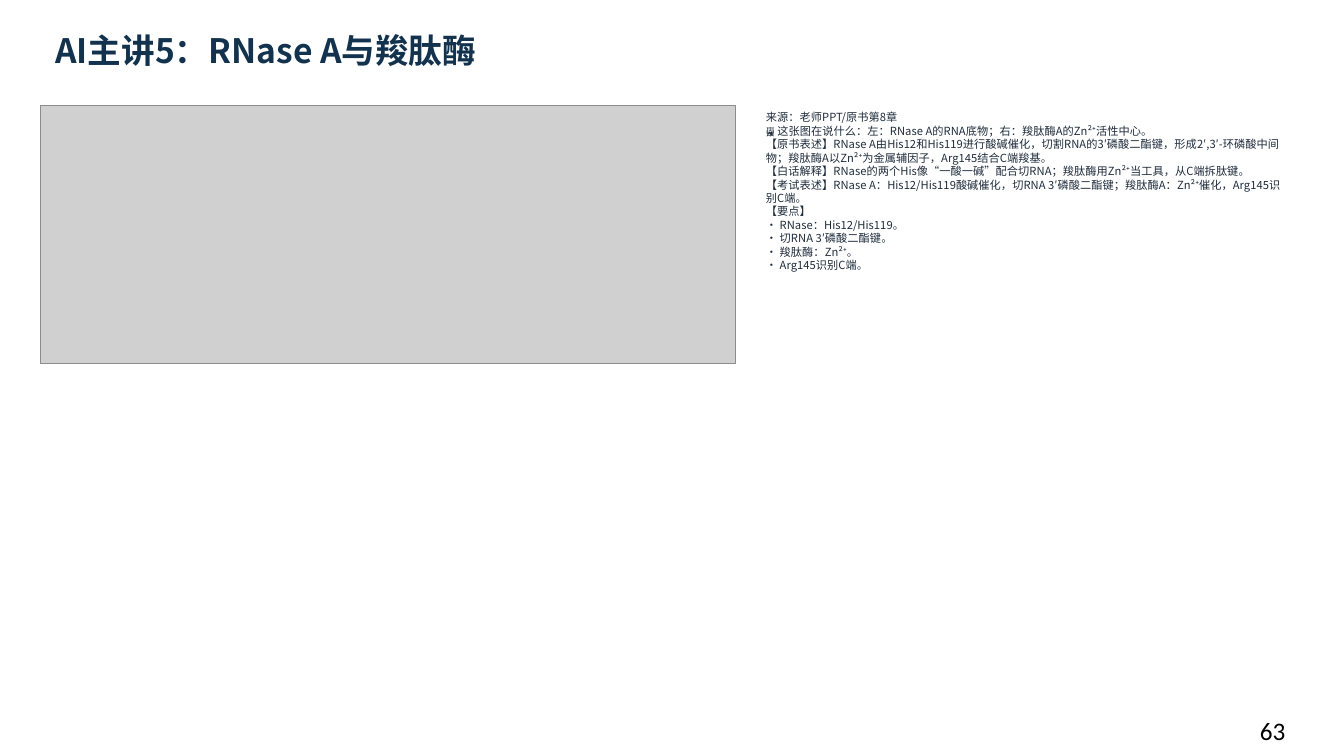
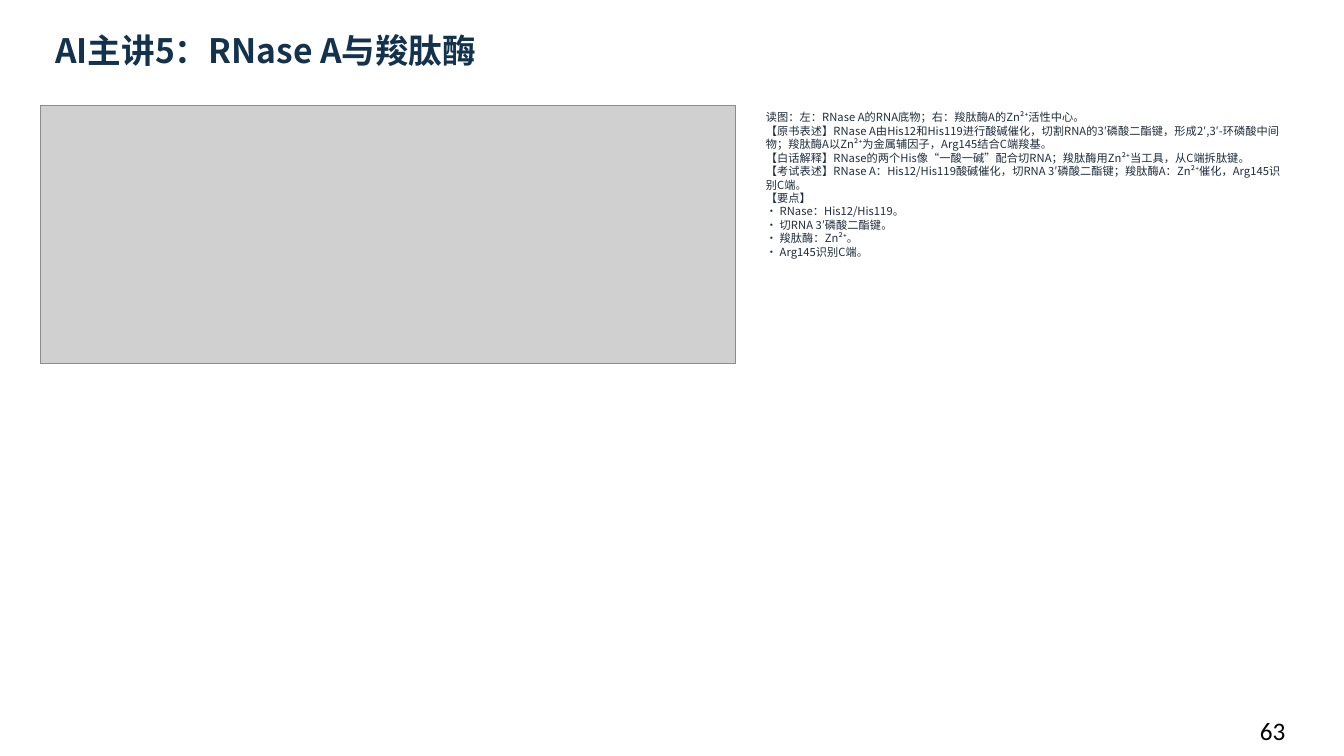
Before and after one commit to newkan-li/Biochemistry, a slide deck: slide 63 of downloads/bc08-ai-style.pptx. Drawn at 1344x756 pixels with LibreOffice and Linux fonts; fonts in the diff are those of the drawing; grey boxes stand for pictures. Boxes give left, top, right and bottom in pixels: in the first picture for what was removed or moved away, otherwise in the second. Text is boxed around its words. In the diff, an @@ line names an element or a change of style, - is before the commit and + after.

Commit message:
bc08补58页老师原页读图讲解:53页缺图注补齐,下载PPT同步;版本20261112cdn

```diff
--- a/downloads/bc08-ai-style.pptx
+++ b/downloads/bc08-ai-style.pptx
@@ text at box(766, 111, 1280, 259): text changed @@
-来源：老师PPT/原书第8章
-🖼 这张图在说什么：左：RNase A的RNA底物；右：羧肽酶A的Zn²⁺活性中心。
-【原书表述】RNase A由His12和His119进行酸碱催化，切割RNA的3′磷酸二酯键，形成2′,3′-环磷酸中间物；羧肽酶A以Zn²⁺为金属辅因子，Arg145结合C端羧基。
-【白话解释】RNase的两个His像“一酸一碱”配合切RNA；羧肽酶用Zn²⁺当工具，从C端拆肽键。
-【考试表述】RNase A：His12/His119酸碱催化，切RNA 3′磷酸二酯键；羧肽酶A：Zn²⁺催化，Arg145识别C端。
-【要点】
-• RNase：His12/His119。
-• 切RNA 3′磷酸二酯键。
-• 羧肽酶：Zn²⁺。
-• Arg145识别C端。
+读图：左：RNase A的RNA底物；右：羧肽酶A的Zn²⁺活性中心。
+【原书表述】RNase A由His12和His119进行酸碱催化，切割RNA的3′磷酸二酯键，形成2′,3′-环磷酸中间物；羧肽酶A以Zn²⁺为金属辅因子，Arg145结合C端羧基。
+【白话解释】RNase的两个His像“一酸一碱”配合切RNA；羧肽酶用Zn²⁺当工具，从C端拆肽键。
+【考试表述】RNase A：His12/His119酸碱催化，切RNA 3′磷酸二酯键；羧肽酶A：Zn²⁺催化，Arg145识别C端。
+【要点】
+• RNase：His12/His119。
+• 切RNA 3′磷酸二酯键。
+• 羧肽酶：Zn²⁺。
+• Arg145识别C端。
```
Also in this commit, not shown: 107 other slides changed, 6 other files.
